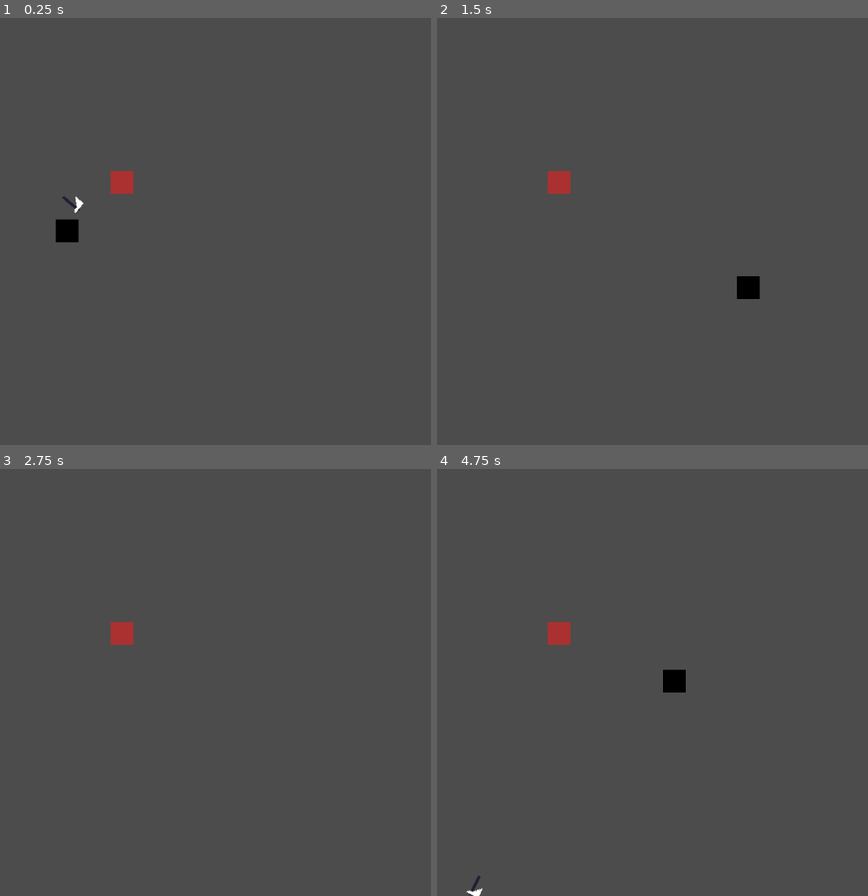
Above: before the commit, frames 1-4 (two rows, left to right).
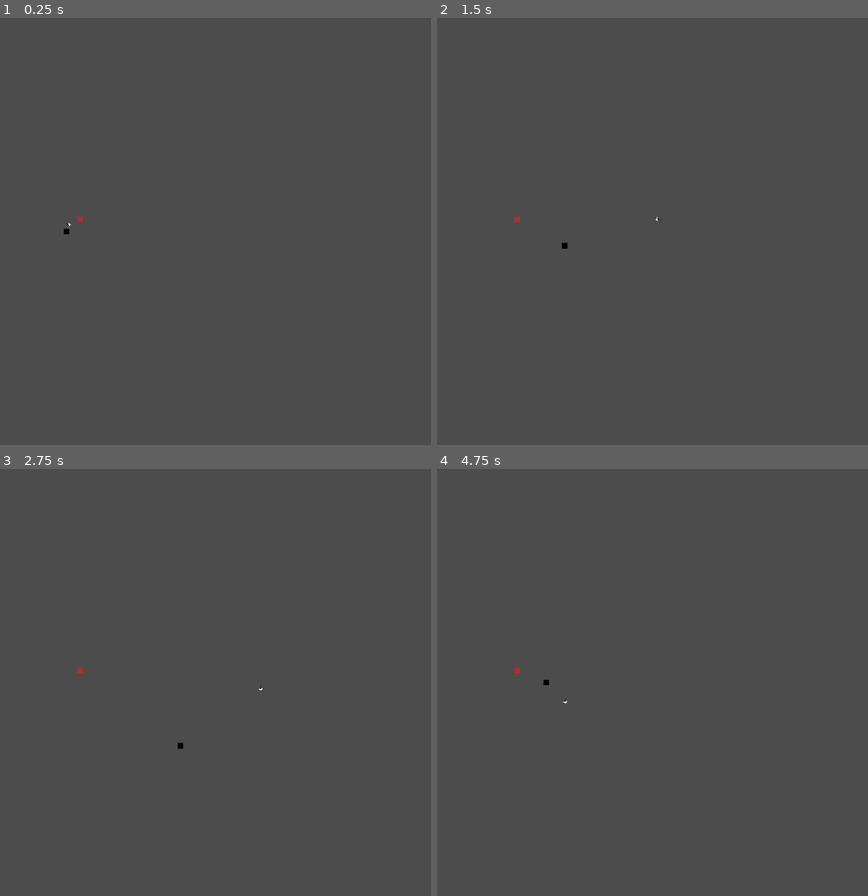
Above: after the commit, the same moments.

Repository: renzoventura/god-of-war
Game: Godot game, scene res://scenes/level/TemplateLevel.tscn
Two runs of this game, one before a commit and one after it. Both use one fixed random seed, a clock stepped at 60 frames per second and the inputs below.
Inputs (mouse positions are in pixels of both pictures, inside the frame that each line leads up to):
- Up to frame 1 (0.25 s): no input
- Up to frame 2 (1.5 s): tap Enter at 0.5 s; move the mouse to (665, 210) at 0.52 s; hold D (right) 0.53-1.28 s; right-click (665, 210) at 0.6 s; move the mouse to (outside the picture) at 1.27 s; hold S (down) from 1.28 s (still down); click (outside the picture) at 1.35 s
- Up to frame 3 (2.75 s): right-click (outside the picture) at 1.55 s; move the mouse to (137, 588) at 2.02 s; release S (down) at 2.03 s; hold D (right) from 2.03 s (still down); right-click (137, 588) at 2.1 s
- Up to frame 4 (4.75 s): move the mouse to (467, 767) at 2.77 s; release D (right) at 2.78 s; hold W (up) 2.78-3.53 s; right-click (467, 767) at 2.85 s; move the mouse to (721, 746) at 3.52 s; hold A (left) from 3.53 s (still down); click (721, 746) at 3.6 s; right-click (721, 746) at 3.8 s; move the mouse to (outside the picture) at 4.27 s; right-click (outside the picture) at 4.35 s

The runs differ from the first frame. In frame 1, 0.6% of the frame differs, in the area x 12-32%, y 35-53%; in frame 2, 0.6%; in frame 3, 0.3%; in frame 4, 0.7%, in the area x 6-58%, y 35-100%.

Commit message:
Added retrieve axe feature

Diff:
--- a/scenes/level/TemplateLevel.tscn
+++ b/scenes/level/TemplateLevel.tscn
@@ -10,7 +10,7 @@
 [node name="Camera2D" type="Camera2D" parent="."]
 position = Vector2( -0.35849, 0.71698 )
 current = true
-zoom = Vector2( 0.5, 0.5 )
+zoom = Vector2( 2, 2 )
 
 [node name="Enemy" parent="." instance=ExtResource( 2 )]
 position = Vector2( 38.4196, -33.8093 )
--- a/scenes/player/Player.gd
+++ b/scenes/player/Player.gd
@@ -8,7 +8,6 @@
 onready var sword_position = $"Center"
 onready var sword_position_container = $"Center/offset/Node2D"
 onready var sword = $"Center/offset/Node2D/Sword"
-
 
 var is_thrown = false
 
@@ -30,13 +29,12 @@
 		motion.x = clamp(motion.x + SPEED, 0, MAX_SPEED)
 	else:
 		motion.x = lerp(motion.x, 0, FRICTION)
-#
+
 func move_sword():
 	if(!is_thrown):
 		sword_position.look_at(get_global_mouse_position())
 	else:
 		pass
-
 
 func disable_axe_movement():
 	is_thrown = true
@@ -50,5 +48,5 @@
 			n.queue_free()
 		var preloadAxe = preload("res://scenes/player/Sword.tscn")
 		var axeInstance = preloadAxe.instance();
-		sword_position_container.call_deferred("add_child", axeInstance)
-		is_thrown = false
+		sword_position_container.call_deferred("add_child",axeInstance)
+		enable_axe_movement()
--- a/scenes/player/Sword.gd
+++ b/scenes/player/Sword.gd
@@ -1,3 +1,6 @@
+
+
+
 extends Node2D
 
 onready var animationPlayer = $"Area2D/AnimationPlayer"
@@ -8,8 +11,8 @@
 
 enum {IDLE, FLY, STICK}
 export (float) var acceleration = 0.1 * 60
-export (float) var retrieve_speed = 8 * 60
-export (float) var return_speed = 0.1 * 60
+export (float) var fly_speed = 8 * 60
+export (float) var return_speed = 1 * 60
 onready var parent: = get_parent()
 var can_return: bool = true
 var state: int = IDLE
@@ -29,12 +32,13 @@
 		FLY:
 			fly(delta)
 		STICK:
-			stick()
+			stick(delta)
 
 func attack():
 	animationPlayer.play("Swing")
 
 func idle():
+	can_return = false
 	if Input.is_action_just_pressed("attack"):
 		attack()
 	if Input.is_action_just_pressed("throw"):
@@ -42,35 +46,38 @@
 		if(!is_returnable):
 			 $ReturnTimer.start()
 		get_tree().call_group("Player", "disable_axe_movement")
+		$Timer.start()
+
+func spin_axe(delta:float):
+	rotation_degrees += 360*delta*7
 
 func fly(delta:float):
-	velocity += (get_target() - pos).normalized() * speed
-	velocity = velocity.clamped(retrieve_speed)
+	velocity += (pos).normalized() * speed
+	velocity = velocity.clamped(fly_speed)
 	pos += velocity*delta #variable for disconnecting from parent movement
 	global_position = pos
-	rotation_degrees += 360*delta*7
-	if can_return && pos.distance_to(get_target()) < 10:
-		print("STICKING")
+	spin_axe(delta)
+	if(Input.is_action_just_pressed("throw") and is_returnable):
 		state = STICK
 
-func stick():
-	#place for your solution
+func stick(delta:float):
+	print("RETURNING")
+	velocity += (get_target() - pos).normalized() * speed
+	velocity = velocity.clamped(fly_speed)
+	pos += velocity*delta #variable for disconnecting from parent movement
+	global_position = pos
+	spin_axe(delta)
 	global_position = global_position.linear_interpolate(get_target(), 0.2)
 	var dist = global_position.distance_to(get_target())
-	if dist < 1:
-		idle_position()
 
 func retrieve():
 	state = FLY
-	can_return = false
-	$Timer.start()
-	velocity = (get_global_mouse_position() - global_position).normalized() * retrieve_speed
+	velocity = (get_global_mouse_position() - global_position).normalized() * fly_speed
 	speed = acceleration
 	pos = global_position #variable for disconnecting from parent movement
 
 func idle_position():
 	state = IDLE
-#	global_position = get_target()
 
 func get_target()->Vector2:
 	var player = get_tree().get_root().find_node("Player", true, false)
@@ -82,9 +89,8 @@
 	can_return = true
 	speed = return_speed
 
-
 func _on_Area2D_body_entered(body):
-	if(body.name == "Player" and state == FLY and is_returnable):
+	if(body.name == "Player" and state == STICK and is_returnable):
 		body.renew_axe()
 		is_returnable = false
 
--- a/scenes/player/Sword.tscn
+++ b/scenes/player/Sword.tscn
@@ -111,5 +111,6 @@
 [node name="Timer" type="Timer" parent="."]
 
 [node name="ReturnTimer" type="Timer" parent="."]
+wait_time = 0.5
 [connection signal="body_entered" from="Area2D" to="." method="_on_Area2D_body_entered"]
 [connection signal="timeout" from="ReturnTimer" to="." method="_on_ReturnTimer_timeout"]
